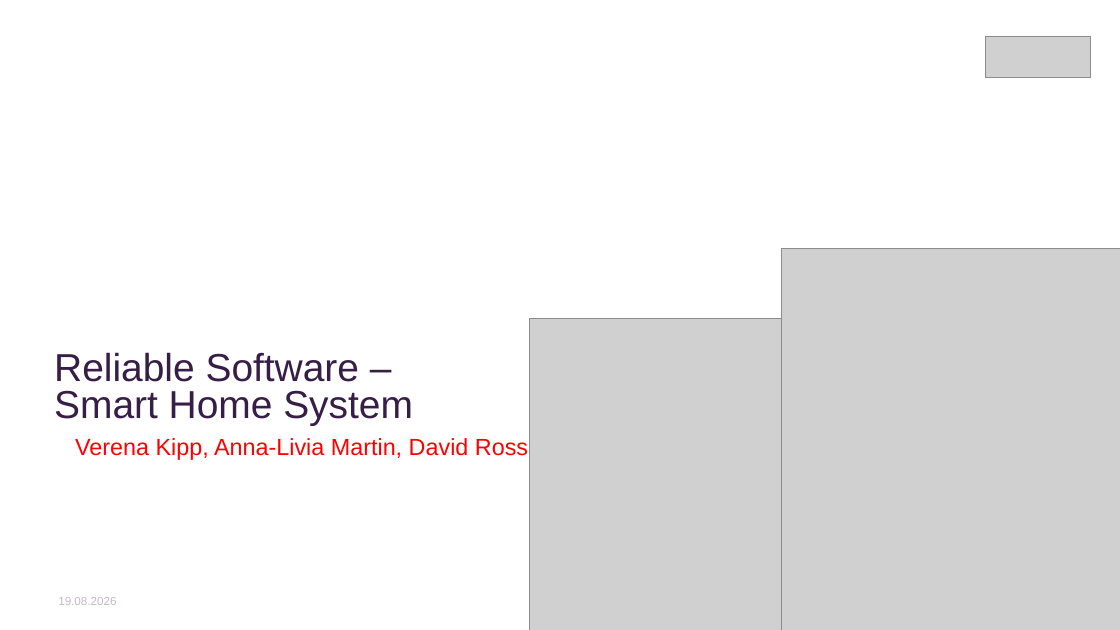
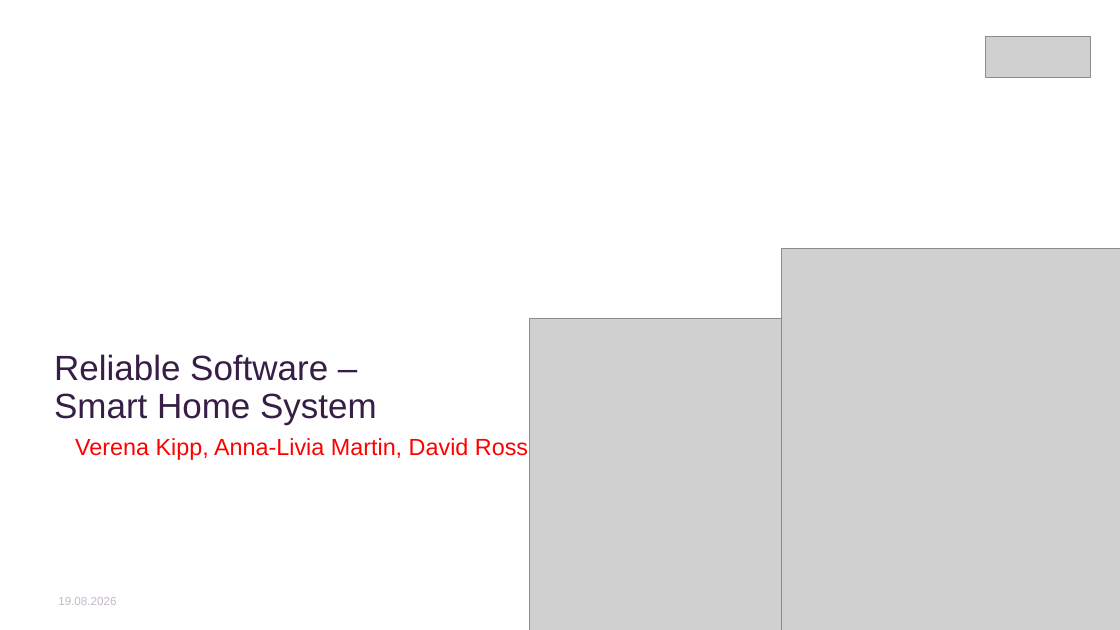
Before and after one commit to AnnaLiviaMartin/rs-smart-home, a slide deck: slide 1 of presentation/Smart_Home_Zugangskontrollsystem.pptx. Drawn at 1120x630 pixels with LibreOffice and Linux fonts; fonts in the diff are those of the drawing; grey boxes stand for pictures; background and template pictures are left out. Boxes give left, top, right and bottom in pixels: in the first picture for what was removed or moved away, otherwise in the second. Text is boxed around its words. In the diff, an @@ line names an element or a change of style, - is before the commit and + after.

```diff
--- a/presentation/Smart_Home_Zugangskontrollsystem.pptx
+++ b/presentation/Smart_Home_Zugangskontrollsystem.pptx
@@ title "Reliable Software – Smart Home ..." at bbox=[54, 354, 377, 425]: size 33.4 to 30.1 pt; line spacing 0.8 to 0.9 @@
```
Also in this commit, not shown: 22 other slides changed.
